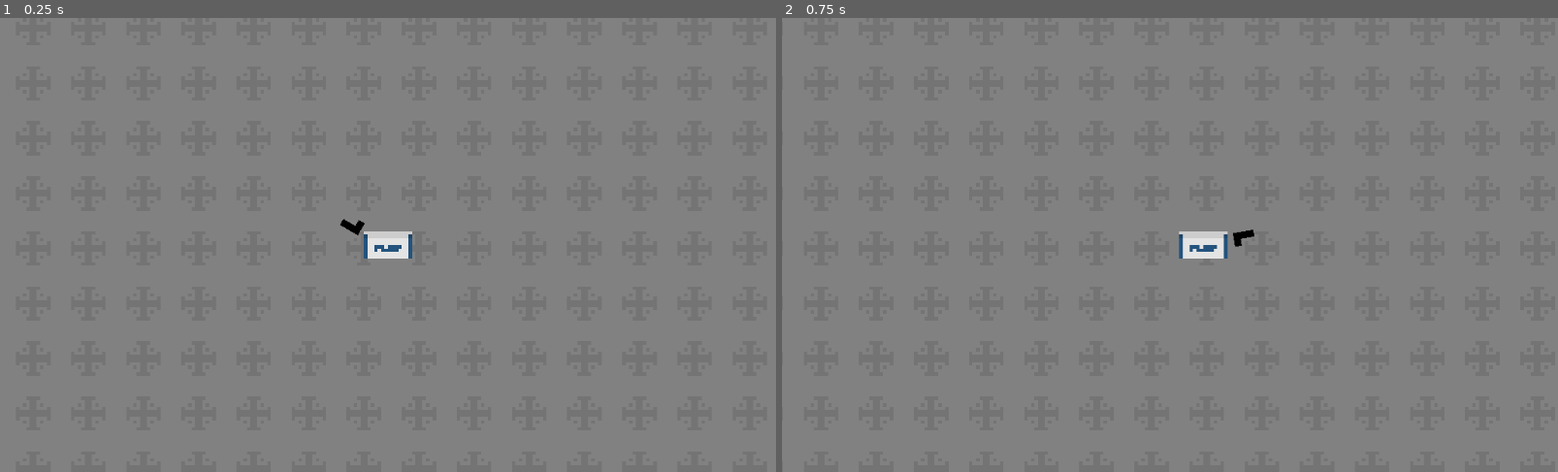
Above: before the commit, frames 1-2 (left to right).
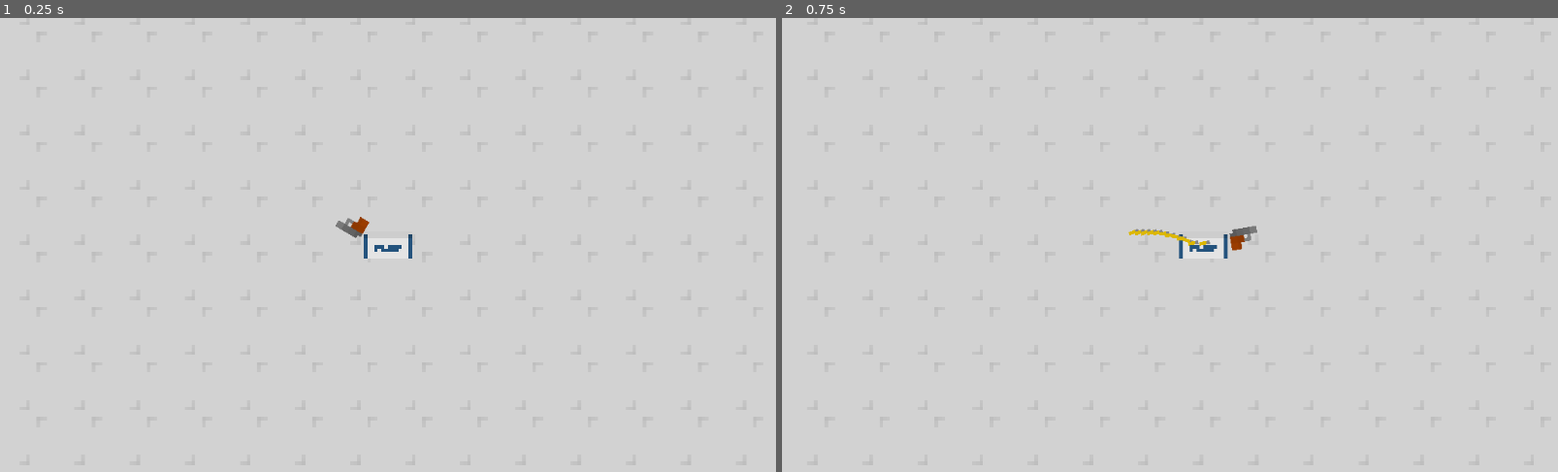
Above: after the commit, the same moments.

Repository: CUBE-The-Final-Shape/Destroying-Horrible
Game: Godot game, scene res://Scenes/Main.tscn
Same seed, same stepped clock (60 frames per second), same inputs: the game is played once before the commit and once after it.
Inputs (mouse positions are in pixels of both pictures, inside the frame that each line leads up to):
- Up to frame 1 (0.25 s): no input
- Up to frame 2 (0.75 s): tap Enter at 0.5 s; move the mouse to (1340, 222) at 0.52 s; press the mouse at (1340, 222) at 0.53 s; hold D (right) from 0.53 s (still down)

The runs differ from the first frame. In frame 1, 100% of the frame differs, in the area x 0-100%, y 0-100%; in frame 2, 100%.

Commit message:
Kinda shooting
+ Shooting bullets
+ Bullet Physics?
+ LAG
* Bullets does not spawn at the barrel of the gun

Diff:
--- /dev/null
+++ b/Scenes/Bullet.tscn
@@ -0,0 +1,16 @@
+[gd_scene load_steps=3 format=2]
+
+[ext_resource path="res://sprites/bullet.png" type="Texture" id=1]
+
+[sub_resource type="RectangleShape2D" id=1]
+extents = Vector2( 1.5, 0.5 )
+
+[node name="Bullet" type="RigidBody2D"]
+
+[node name="Sprite" type="Sprite" parent="."]
+position = Vector2( 0, -3 )
+texture = ExtResource( 1 )
+
+[node name="CollisionShape2D" type="CollisionShape2D" parent="."]
+position = Vector2( 0.5, -0.5 )
+shape = SubResource( 1 )
--- /dev/null
+++ b/Scenes/GunBarrel.gd
@@ -0,0 +1,15 @@
+extends CollisionShape2D
+
+export var bullet_speed = 100
+
+var bullet = preload("res://Scenes/Bullet.tscn")
+
+func _process(delta):
+	look_at(get_global_mouse_position())
+
+	if Input.is_action_pressed("fire"):
+		var bullet_instance = bullet.instance()
+		bullet_instance.position = get_global_position()
+		bullet_instance.rotation_degrees = rotation_degrees
+		bullet_instance.apply_impulse(Vector2(), Vector2(bullet_speed, 0).rotated(rotation))
+		get_tree().get_root().add_child(bullet_instance)
--- a/Scenes/gun.gd
+++ /dev/null
@@ -1,4 +0,0 @@
-extends KinematicBody2D
-
-func _process(delta):
-	look_at(get_global_mouse_position())
--- /dev/null
+++ b/Scenes/gun_rotation.gd
@@ -0,0 +1,15 @@
+extends KinematicBody2D
+
+export var bullet_speed = 100
+
+var bullet = preload("res://Scenes/Bullet.tscn")
+
+func _process(delta):
+	look_at(get_global_mouse_position())
+
+	if Input.is_action_pressed("fire"):
+		var bullet_instance = bullet.instance()
+		bullet_instance.position = get_global_position()
+		bullet_instance.rotation_degrees = rotation_degrees
+		bullet_instance.apply_impulse(Vector2(), Vector2(bullet_speed, 0).rotated(rotation))
+		get_tree().get_root().add_child(bullet_instance)
--- a/Scenes/player.tscn
+++ b/Scenes/player.tscn
@@ -1,12 +1,15 @@
-[gd_scene load_steps=6 format=2]
+[gd_scene load_steps=7 format=2]
 
 [ext_resource path="res://sprites/postnord.png" type="Texture" id=1]
 [ext_resource path="res://Scenes/player.gd" type="Script" id=2]
 [ext_resource path="res://sprites/gun.png" type="Texture" id=3]
-[ext_resource path="res://Scenes/gun.gd" type="Script" id=4]
+[ext_resource path="res://Scenes/gun_rotation.gd" type="Script" id=5]
 
 [sub_resource type="RectangleShape2D" id=1]
 extents = Vector2( 7, 4 )
+
+[sub_resource type="RectangleShape2D" id=2]
+extents = Vector2( 0.625, 1 )
 
 [node name="KinematicBody2D" type="KinematicBody2D"]
 script = ExtResource( 2 )
@@ -30,9 +33,15 @@
 smoothing_enabled = true
 smoothing_speed = 15.0
 
-[node name="KinematicBody2D" type="KinematicBody2D" parent="Camera2D"]
-script = ExtResource( 4 )
+[node name="Gun" type="KinematicBody2D" parent="."]
+position = Vector2( 0, 4 )
+script = ExtResource( 5 )
 
-[node name="Sprite" type="Sprite" parent="Camera2D/KinematicBody2D"]
-position = Vector2( 11, -4 )
+[node name="Sprite" type="Sprite" parent="Gun"]
+position = Vector2( 12, 0 )
 texture = ExtResource( 3 )
+
+[node name="GunBarrel" type="CollisionShape2D" parent="Gun"]
+position = Vector2( 16, -2 )
+shape = SubResource( 2 )
+disabled = true
--- a/project.godot
+++ b/project.godot
@@ -45,6 +45,11 @@
 "events": [ Object(InputEventKey,"resource_local_to_scene":false,"resource_name":"","device":0,"alt":false,"shift":false,"control":false,"meta":false,"command":false,"pressed":false,"scancode":83,"physical_scancode":0,"unicode":0,"echo":false,"script":null)
  ]
 }
+fire={
+"deadzone": 0.5,
+"events": [ Object(InputEventMouseButton,"resource_local_to_scene":false,"resource_name":"","device":0,"alt":false,"shift":false,"control":false,"meta":false,"command":false,"button_mask":0,"position":Vector2( 0, 0 ),"global_position":Vector2( 0, 0 ),"factor":1.0,"button_index":1,"pressed":false,"doubleclick":false,"script":null)
+ ]
+}
 
 [physics]
 
Binary file added: sprites/bullet.png
Not shown, added: sprites/bullet.png.import
Binary file changed: sprites/ground.png
Binary file changed: sprites/gun.png
